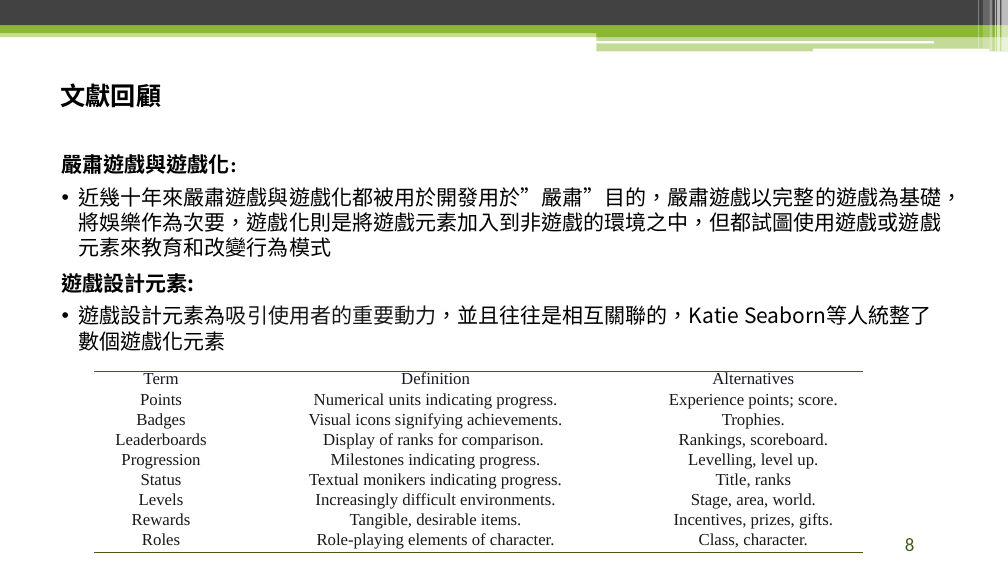
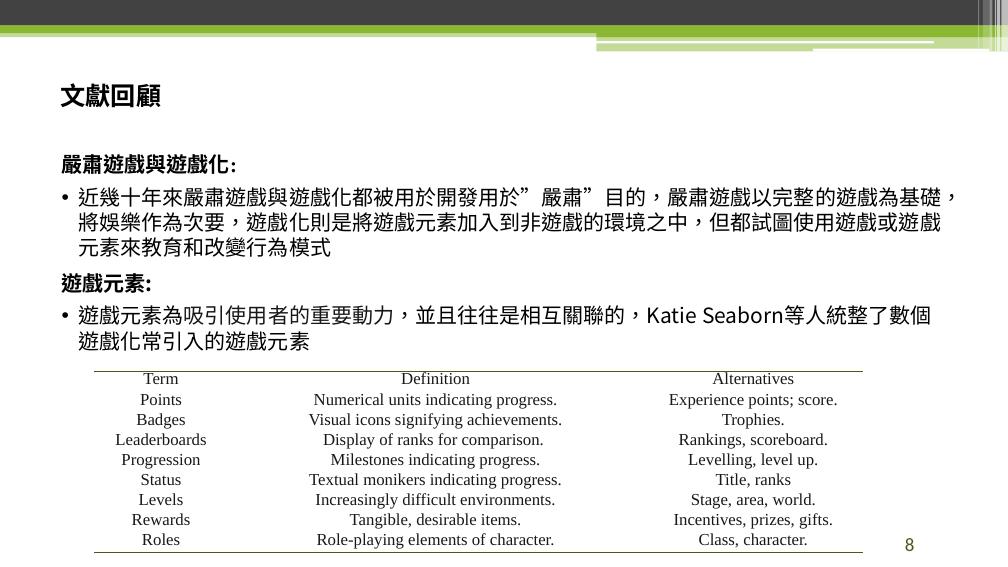
Before and after one commit to raknza/Master-Thesis, a slide deck: slide 8 of 論文口試.pptx. Drawn at 1008x567 pixels with LibreOffice and Linux fonts; fonts in the diff are those of the drawing; background and template pictures are left out. Boxes give left, top, right and bottom in pixels: in the first picture for what was removed or moved away, otherwise in the second. Text is boxed around its words. In the diff, an @@ line names an element or a change of style, - is before the commit and + after.

```diff
--- a/論文口試.pptx
+++ b/論文口試.pptx
@@ text at <box>62,273,698,325</box>: text changed @@
-遊戲設計元素:
-• 遊戲設計元素為吸引使用者的重要動力，並且往往是相互關聯的，Katie Seaborn等人統整了數個遊戲化元素
+遊戲元素:
+• 遊戲元素為吸引使用者的重要動力，並且往往是相互關聯的，Katie Seaborn等人統整了數個遊戲化常引入的遊戲元素
```
Also in this commit, not shown: 6 other slides changed, 1 slide removed, 2 other files.
